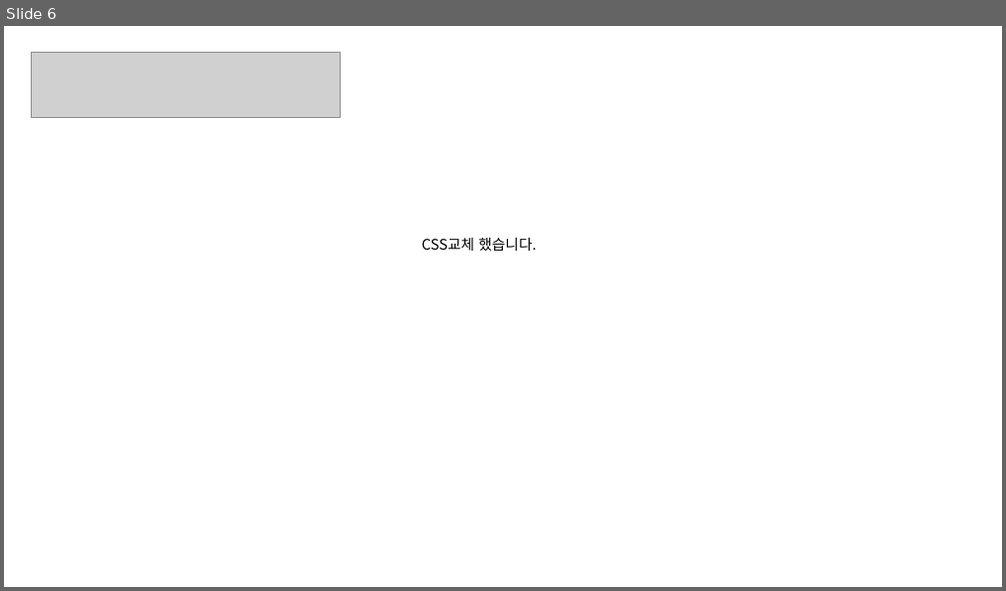
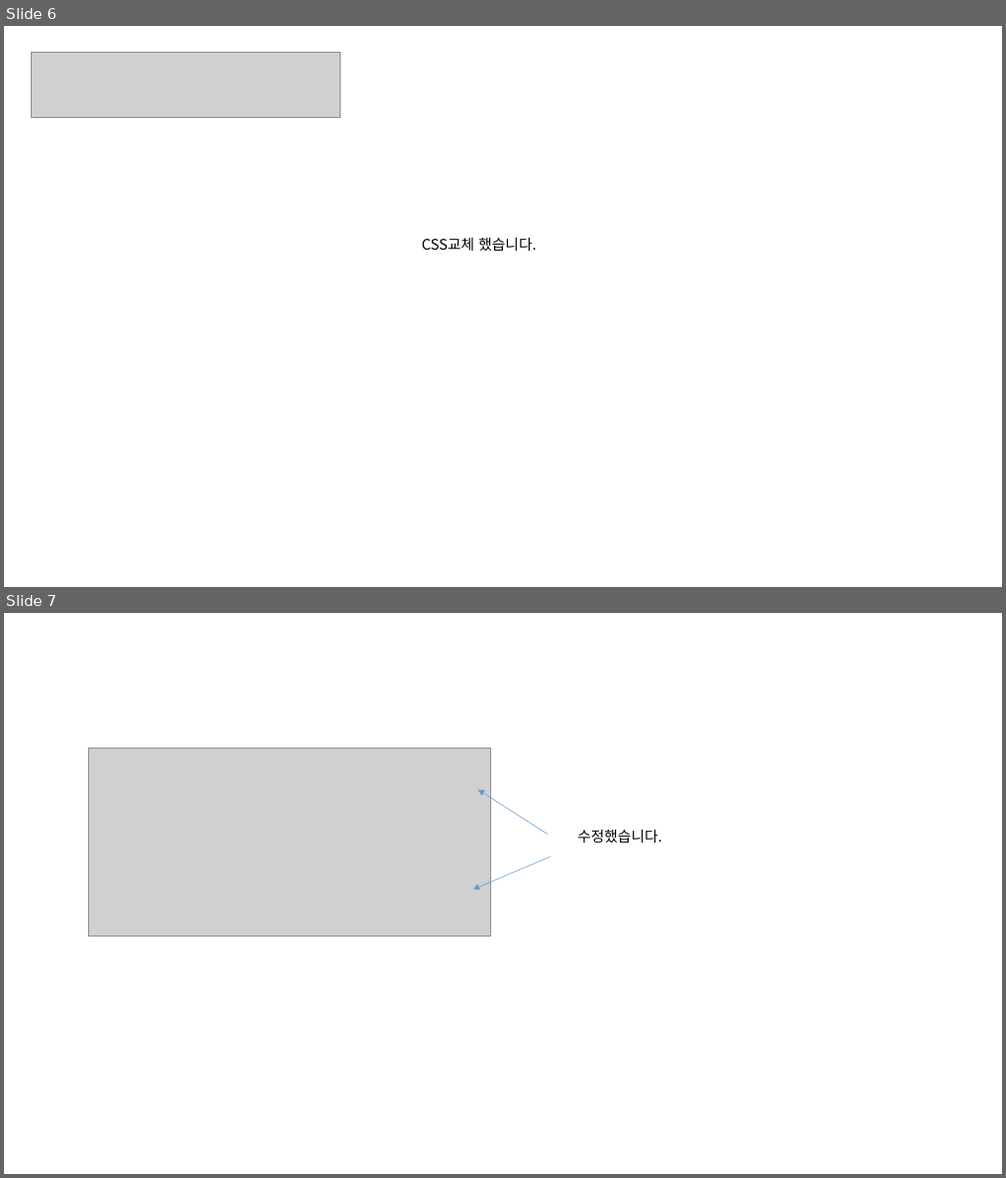
Before and after one commit to jeoungGyy/sejong, a slide deck: ppt/04-18.pptx. Shown one above the other, each under a label of ours: slide 6 before the commit, slides 6 and 7 after it. The pictures are 1006x591 and 1006x1178 pixels, drawn with LibreOffice and Linux fonts; fonts in the diff are those of the drawing; grey boxes stand for pictures. Boxes give left, top, right and bottom in pixels: in the first picture for what was removed or moved away, otherwise in the second. Text is boxed around its words. In the diff, an @@ line names an element or a change of style, - is before the commit and + after.

```diff
--- a/ppt/04-18.pptx
+++ b/ppt/04-18.pptx
@@ slide 7 added at (4,613,1002,1174), background #FFFFFF @@
@@ picture added at (88,749,491,937) @@
@@ arrow added from (548, 834) to (478, 789), #5B9BD5 0.5 pt @@
@@ text added at (577,830,661,843), 14 pt, text #000000 @@
+수정했습니다.
@@ arrow added from (550, 858) to (473, 889), #5B9BD5 0.5 pt @@
```
Also in this commit, not shown: 1 slide removed.
